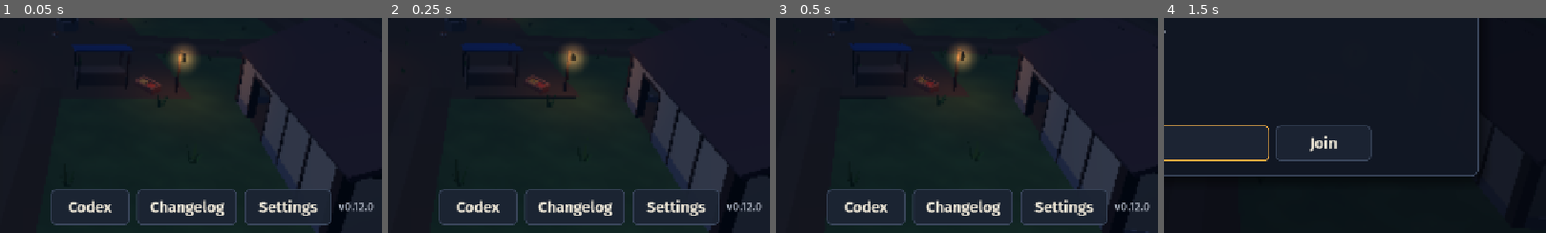
Above: before the commit, frames 1-4 (left to right).
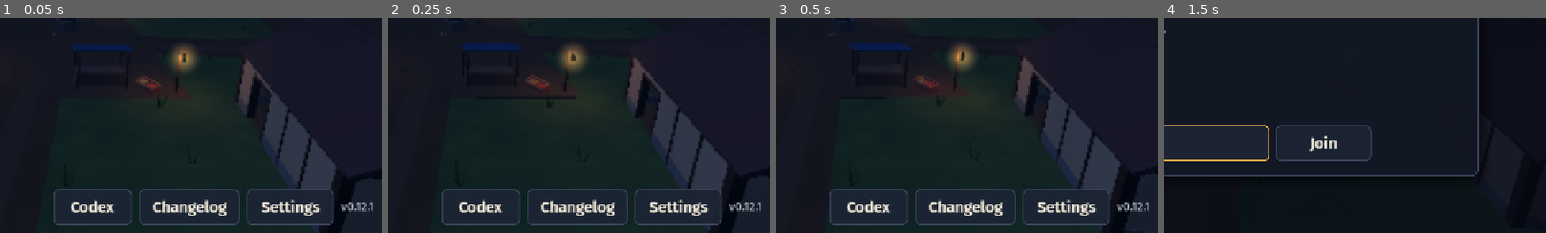
Above: after the commit, the same moments.

Repository: Polaryti/botti-last-stand
Game: Godot game, scene res://scenes/main.tscn
The game is run twice, just before and just after one commit, with the same random seed, the same clock (stepped at 60 frames per second) and the same inputs.
Inputs (mouse positions are % of the whole screen's width and height, from its top left):
- Up to frame 1 (0.05 s): no input
- Up to frame 2 (0.25 s): no input
- Up to frame 3 (0.5 s): no input
- Up to frame 4 (1.5 s): click (32, 49) at 0.5 s; click (44, 77) at 1.27 s; type "12" at 1.35 s
The pictures show only the part of the screen within x 46-96%, y 48-98%; the shares and areas given below are measured in that part.

The runs differ from the first frame. In frame 1, 3.0% of the frame differs, in the area x 13-98%, y 79-97%; in frame 2, 3.0%; in frame 3, 3.0%; in frame 4, nothing differs.

Commit message:
Version 0.12.1
Fixes for the Play Together screens: full example address, the Direct address
shows at once and leaving is immediate, Leave returns to Play Together.
Online rooms get an Epic-assigned ID with the code as an attribute, and a long
code works when no room can be made.

Co-Authored-By: Claude Opus 5.5 <noreply@anthropic.com>
Claude-Session: https://claude.ai/code/session_01P15f91vZw5MWq34eF7AJoA

Diff:
--- a/project.godot
+++ b/project.godot
@@ -12,7 +12,7 @@
 
 config/name="Botti's Last Stand"
 config/description="Low-poly medieval zombie survival for phones."
-config/version="0.12.0"
+config/version="0.12.1"
 run/main_scene="res://scenes/main.tscn"
 config/features=PackedStringArray("4.7", "GL Compatibility")
 boot_splash/bg_color=Color(0.035, 0.05, 0.1, 1)
--- a/scripts/direct_host.gd
+++ b/scripts/direct_host.gd
@@ -1,101 +1,117 @@
 class_name DirectHost
 extends Node
 ## Playing over the internet with no one in the middle: the host's router has to let the others in.
-## This asks the router to open the way (UPnP, which many home routers allow) and finds out which
-## address the host's friends should use. Nothing here needs a server of ours. To learn the public
-## address when the router will not say, it asks one public "what is my address" service.
+## This finds out which address the host's friends should use, by asking one public "what is my address"
+## service, and at the same time asks the router to open the way (UPnP, which many home routers allow).
+## A router can take many seconds to answer, or never answer at all, so nothing here ever waits for it.
 
 signal changed
 
 const WHAT_IS_MY_ADDRESS := "https://api.ipify.org"
 const MAPPING_NAME := "Botti's Last Stand"
+const ROUTER_PATIENCE := 8.0
 
-var finished := false
-var opened := false # the router agreed to let others in
 var address := "" # the public address friends type in
 var ipv6 := ""
+var looked_up := false # the address service has answered, or given up
+var router_answered := false
+var opened := false # the router agreed to let others in
 var behind_another := false # the router's own outside address is not public, so nobody can reach it
 
 var _port := 0
-var _thread: Thread
-var _upnp: Object
-var _router_says := ""
+var _job: RouterJob
+var _patience := ROUTER_PATIENCE
 var _ask: HTTPRequest
+
+
+## What the background thread shares with this node. It outlives the node if the host leaves first.
+class RouterJob:
+	extends RefCounted
+	var port := 0
+	var done := false
+	var found := false
+	var says := ""
+	var cancelled := false
+
+	func run() -> void:
+		if not ClassDB.can_instantiate("UPNP"):
+			done = true
+			return
+		var upnp: Object = ClassDB.instantiate("UPNP")
+		if int(upnp.call("discover", 2000, 2, "InternetGatewayDevice")) == UPNP.UPNP_RESULT_SUCCESS:
+			var gateway: Object = upnp.call("get_gateway")
+			if gateway and bool(gateway.call("is_valid_gateway")):
+				found = int(upnp.call("add_port_mapping", port, port, MAPPING_NAME, "UDP", 0)) == UPNP.UPNP_RESULT_SUCCESS
+				says = str(upnp.call("query_external_address"))
+				# The host left while the router was thinking, or is leaving later: close it again.
+				while found and not cancelled:
+					OS.delay_msec(250)
+				if found:
+					upnp.call("delete_port_mapping", port, "UDP")
+		done = true
 
 
 func start(port: int) -> void:
 	_port = port
 	ipv6 = _own_ipv6()
-	_thread = Thread.new()
-	_thread.start(_ask_router)
-
-
-func _exit_tree() -> void:
-	if _thread and _thread.is_started():
-		_thread.wait_to_finish()
-	if opened and _upnp:
-		# It can take a moment, and nobody is waiting for the answer.
-		var router := _upnp
-		var port := _port
-		WorkerThreadPool.add_task(func() -> void: router.call("delete_port_mapping", port, "UDP"))
-
-
-## Runs on its own thread, because a router can take seconds to answer.
-func _ask_router() -> void:
-	var found := false
-	var says := ""
-	if ClassDB.can_instantiate("UPNP"):
-		var upnp: Object = ClassDB.instantiate("UPNP")
-		if int(upnp.call("discover", 2000, 2, "InternetGatewayDevice")) == UPNP.UPNP_RESULT_SUCCESS:
-			var gateway: Object = upnp.call("get_gateway")
-			if gateway and bool(gateway.call("is_valid_gateway")):
-				found = int(upnp.call("add_port_mapping", _port, _port, MAPPING_NAME, "UDP", 0)) == UPNP.UPNP_RESULT_SUCCESS
-				says = str(upnp.call("query_external_address"))
-		_upnp = upnp
-	_router_answered.call_deferred(found, says)
-
-
-func _router_answered(found: bool, says: String) -> void:
-	if _thread:
-		_thread.wait_to_finish()
-		_thread = null
-	opened = found
-	_router_says = says
-	if says != "" and _is_public(says):
-		address = says
-		finished = true
-		changed.emit()
-		return
-	behind_another = says != ""
 	_ask = HTTPRequest.new()
 	_ask.timeout = 6.0
 	add_child(_ask)
 	_ask.request_completed.connect(_on_public_address)
 	if _ask.request(WHAT_IS_MY_ADDRESS) != OK:
-		finished = true
-		changed.emit()
+		looked_up = true
+	_job = RouterJob.new()
+	_job.port = port
+	WorkerThreadPool.add_task(_job.run)
+
+
+func _exit_tree() -> void:
+	if _job:
+		_job.cancelled = true
+
+
+func _process(delta: float) -> void:
+	if router_answered or _job == null:
+		return
+	_patience -= delta
+	# "found" is set before the thread stays behind to hold the way open, so it counts as an answer too.
+	if _job.done or _job.says != "" or _patience <= 0.0:
+		_take_router_answer()
+
+
+func _take_router_answer() -> void:
+	router_answered = true
+	opened = _job.found
+	var says := _job.says
+	if says != "" and _is_public(says):
+		if address == "":
+			address = says
+	elif says != "":
+		behind_another = true
+	changed.emit()
 
 
 func _on_public_address(result: int, code: int, _headers: PackedStringArray, body: PackedByteArray) -> void:
+	looked_up = true
 	if result == HTTPRequest.RESULT_SUCCESS and code == 200:
 		var text := body.get_string_from_utf8().strip_edges()
 		if text.is_valid_ip_address():
 			address = text
-	finished = true
 	changed.emit()
 
 
 ## In words, for the lobby: is this likely to work, and what to do if not.
 func status_line() -> String:
-	if not finished:
-		return "Asking your router to let your friends in..."
+	var line := "Give your friends this address."
+	if address == "" and ipv6 == "":
+		line = "Looking for your address..." if not looked_up else "Could not find your address. Is this phone online?"
+	if not router_answered:
+		return line + " Asking your router to let them in..."
 	if opened and not behind_another:
-		return "Your router is open. Give your friends this address."
+		return line + " Your router is open."
 	if behind_another:
-		return "Your network sits behind another one, so this will probably not work. Try Online instead."
-	if ipv6 != "":
-		return "Your router did not open by itself. If this does not work, forward UDP port %d to this phone, or try Online." % _port
-	return "Your router did not open by itself. Forward UDP port %d to this phone, or try Online." % _port
+		return line + " Your network sits behind another one, so this will probably not work. Try Online instead."
+	return line + " Your router did not open by itself. If they cannot join, forward UDP port %d to this phone, or try Online." % _port
 
 
 static func _is_public(a: String) -> bool:
--- a/scripts/epic_net.gd
+++ b/scripts/epic_net.gd
@@ -9,6 +9,10 @@
 const SOCKET := "botti"
 const CODE_LETTERS := "ABCDEFGHJKMNPQRSTUVWXYZ23456789"
 const CODE_LENGTH := 6
+const USER_ID_LENGTH := 32 # a host's own Epic ID also works as a code, if a room could not be opened
+const CODE_ATTRIBUTE := "CODE"
+const PUBLIC := 0 # EOS_LAT_Public
+const EQUAL := 0 # EOS_CO_EQUAL
 const SUCCESS := 0
 const ALREADY_STARTED := 15 # EOS_AlreadyConfigured
 const DUPLICATE := 24 # EOS_DuplicateNotAllowed: this phone already has its anonymous ID
@@ -96,9 +100,20 @@
 	var crossplay_opt_out := false
 	var rtc_room_join_action_type := 0
 	var local_rtc_options: Variant = null
-	var enable_join_by_id := true
+	var enable_join_by_id := false
 	var rejoin_after_kick_requires_invite := false
 	var allowed_platform_ids: Array = []
+
+
+class ChangeOptions:
+	extends RefCounted
+	var local_user_id := ""
+	var lobby_id := ""
+
+
+class UpdateOptions:
+	extends Options
+	var lobby_modification: Object
 
 
 class SearchOptions:
@@ -171,34 +186,58 @@
 	return _user != "" or _fail("Could not sign in to Epic.")
 
 
-## A short code for friends to type. Returns "" if no room could be made.
+## A short code for friends to type: Epic gives the room its own ID, and the code is written on it.
+## Returns "" if no room could be made.
 func open_room() -> String:
-	for attempt in 3:
-		var code := ""
-		for i in CODE_LENGTH:
-			code += CODE_LETTERS[randi() % CODE_LETTERS.length()]
-		var room := RoomOptions.new()
-		room.local_user_id = _user
-		room.bucket_id = "botti-%d" % Net.PROTOCOL
-		room.lobby_id = code
-		_ieos.call("lobby_interface_create_lobby", room)
-		var made: Dictionary = await _ieos.get("lobby_interface_create_lobby_callback")
-		var result := int(made["result_code"])
-		if result == SUCCESS:
-			_lobby_id = str(made["lobby_id"])
-			return code
-		last_error = "Could not open a room (%d)." % result
-	return ""
+	var room := RoomOptions.new()
+	room.local_user_id = _user
+	room.bucket_id = "botti-%d" % Net.PROTOCOL
+	_ieos.call("lobby_interface_create_lobby", room)
+	var made: Dictionary = await _ieos.get("lobby_interface_create_lobby_callback")
+	if int(made["result_code"]) != SUCCESS:
+		_fail("Could not open a room (%d)." % int(made["result_code"]))
+		return ""
+	_lobby_id = str(made["lobby_id"])
+	var change := ChangeOptions.new()
+	change.local_user_id = _user
+	change.lobby_id = _lobby_id
+	var opened: Dictionary = _ieos.call("lobby_interface_update_lobby_modification", change)
+	if int(opened["result_code"]) != SUCCESS:
+		_fail("Could not set up the room (%d)." % int(opened["result_code"]))
+		close_room()
+		return ""
+	var code := ""
+	for i in CODE_LENGTH:
+		code += CODE_LETTERS[randi() % CODE_LETTERS.length()]
+	var modification: Object = opened["lobby_modification"]
+	modification.call("add_attribute", CODE_ATTRIBUTE, code, PUBLIC)
+	var update := UpdateOptions.new()
+	update.lobby_modification = modification
+	_ieos.call("lobby_interface_update_lobby", update)
+	var updated: Dictionary = await _ieos.get("lobby_interface_update_lobby_callback")
+	if int(updated["result_code"]) != SUCCESS:
+		_fail("Could not set up the room (%d)." % int(updated["result_code"]))
+		close_room()
+		return ""
+	return code
+
+
+## If Epic will not give this phone a room, friends can still reach it directly with its ID.
+func own_id() -> String:
+	return _user
 
 
 ## Who is hosting this code, or "" if nobody is.
 func find_room(code: String) -> String:
+	code = code.strip_edges()
+	if code.length() == USER_ID_LENGTH:
+		return code.to_lower()
 	var made: Dictionary = _ieos.call("lobby_interface_create_lobby_search", SearchOptions.new())
 	if int(made["result_code"]) != SUCCESS:
 		_fail("Could not look for that room (%d)." % int(made["result_code"]))
 		return ""
 	var search: Object = made["lobby_search"]
-	search.call("set_lobby_id", code.strip_edges().to_upper())
+	search.call("set_parameter", CODE_ATTRIBUTE, code.to_upper(), EQUAL)
 	search.call("find", _user)
 	var found: Dictionary = await _ieos.get("lobby_search_find_callback")
 	if int(found["result_code"]) != SUCCESS or int(search.call("get_search_result_count")) < 1:
--- a/scripts/main.gd
+++ b/scripts/main.gd
@@ -989,8 +989,11 @@
 	# Whoever is already reading the results can finish reading them.
 	if _run_over and hud:
 		return
-	if hud or panel:
+	# From a game, back to the menu. From the Play Together screens, back to where this began.
+	if hud:
 		show_menu()
+	elif panel:
+		show_together()
 	var root := _modal("Play Together")
 	var box: VBoxContainer = root.get_meta("box")
 	var l := _body(reason, 26)
@@ -1104,7 +1107,7 @@
 			var how := _soft("Over the internet, straight from phone to phone. The host's network has to let the others in, so it does not work from every network.", 24)
 			how.autowrap_mode = TextServer.AUTOWRAP_WORD_SMART
 			box.add_child(how)
-			_join_by_address(box, "81.40.12.7", "", Net.Way.DIRECT)
+			_join_by_address(box, "81.40.12.7", Net.Way.DIRECT)
 		3:
 			_online_tab(box)
 
@@ -1131,10 +1134,10 @@
 		Net.stop_search())
 	Net.start_search()
 	fill.call()
-	_join_by_address(box, "192.168.1.20", _address_start(), Net.Way.LOCAL)
-
-
-func _join_by_address(box: VBoxContainer, hint: String, start: String, way: int) -> void:
+	_join_by_address(box, _example_address(), Net.Way.LOCAL)
+
+
+func _join_by_address(box: VBoxContainer, hint: String, way: int) -> void:
 	var manual := HBoxContainer.new()
 	manual.add_theme_constant_override("separation", 10)
 	box.add_child(manual)
@@ -1145,7 +1148,6 @@
 	address_edit.add_theme_font_size_override("font_size", 26)
 	# Number keyboards on Android allow a single dot, and an address has three.
 	address_edit.virtual_keyboard_type = LineEdit.KEYBOARD_TYPE_URL
-	address_edit.text = start
 	manual.add_child(address_edit)
 	manual.add_child(_button("Join", func() -> void:
 		if address_edit.text.strip_edges() != "":
@@ -1167,7 +1169,7 @@
 	join.add_child(_body("Room code", 24))
 	var code_edit := LineEdit.new()
 	code_edit.placeholder_text = "ABC234"
-	code_edit.max_length = EpicNet.CODE_LENGTH
+	code_edit.max_length = EpicNet.USER_ID_LENGTH
 	code_edit.custom_minimum_size = Vector2(260, 58)
 	code_edit.add_theme_font_size_override("font_size", 26)
 	join.add_child(code_edit)
@@ -1207,12 +1209,12 @@
 	_on_net_left(problem)
 
 
-## The start of this phone's own address, since a game on the same Wi-Fi will share it. Saves typing dots.
-func _address_start() -> String:
+## An example from this phone's own network, since a game on the same Wi-Fi will share the start of it.
+func _example_address() -> String:
 	var mine := Net.local_addresses()
 	if mine.is_empty():
-		return ""
-	return mine[0].substr(0, mine[0].rfind(".") + 1)
+		return "192.168.1.20"
+	return mine[0].substr(0, mine[0].rfind(".") + 1) + "20"
 
 
 func _join(address: String, way := Net.Way.LOCAL) -> void:
@@ -1225,7 +1227,7 @@
 ## Who is here, and what the game will be.
 func show_lobby() -> void:
 	_clear_ui()
-	_back = show_menu
+	_back = _leave_lobby
 	var root := _modal("Play Together")
 	var box: VBoxContainer = root.get_meta("box")
 	box.custom_minimum_size.x = 900
@@ -1256,6 +1258,11 @@
 		row.add_child(_button("Copy", func() -> void: DisplayServer.clipboard_set(text), Vector2(120, 48)))
 
 
+func _leave_lobby() -> void:
+	Net.leave()
+	show_together()
+
+
 func _fill_lobby(body: VBoxContainer) -> void:
 	if not is_instance_valid(body):
 		return
@@ -1265,7 +1272,7 @@
 		c.queue_free()
 	if Net.is_client() and not Net.roster.has(Net.my_id()):
 		body.add_child(_body("Connecting...", 28))
-		body.add_child(_button("Back", show_menu, Vector2(240, 60)))
+		body.add_child(_button("Back", _leave_lobby, Vector2(240, 60)))
 		return
 	if Net.is_host():
 		if Net.way == Net.Way.DIRECT:
@@ -1274,10 +1281,14 @@
 			var row := HBoxContainer.new()
 			row.add_theme_constant_override("separation", 10)
 			body.add_child(row)
-			var shown := _body("Room code: %s" % Net.room_code, 30)
+			var shown := _body("Room code: %s" % Net.room_code, 30 if Net.room_problem == "" else 22)
 			shown.size_flags_horizontal = Control.SIZE_EXPAND_FILL
 			row.add_child(shown)
 			row.add_child(_button("Copy", func() -> void: DisplayServer.clipboard_set(Net.room_code), Vector2(120, 48)))
+			if Net.room_problem != "":
+				var why := _soft("%s This longer code still works: copy it and send it to your friends." % Net.room_problem, 22)
+				why.autowrap_mode = TextServer.AUTOWRAP_WORD_SMART
+				body.add_child(why)
 		else:
 			var where := Net.local_addresses()
 			body.add_child(_body("Your address, if someone needs it: %s" % (where[0] if not where.is_empty() else "no Wi-Fi?"), 24))
@@ -1348,7 +1359,7 @@
 		var go := _button("Start the night", Net.start_match, Vector2(360, 66), true)
 		go.disabled = not Net.can_start()
 		foot.add_child(go)
-	foot.add_child(_button("Leave", show_menu, Vector2(180, 66)))
+	foot.add_child(_button("Leave", _leave_lobby, Vector2(180, 66)))
 
 
 func _character_name(pl: Player) -> String:
--- a/scripts/net.gd
+++ b/scripts/net.gd
@@ -19,7 +19,7 @@
 const ASK_PORT := 27417
 const ASK_EVERY := 2.5
 const MAX_PLAYERS := 4
-const PROTOCOL := 12
+const PROTOCOL := 13
 const CONNECT_WAIT := 25.0 # how long a relay gets to bring two phones together
 const BOT_BASE := 2147483000 # peer ids this high are never given to real phones in practice
 const BOT_NAMES := ["Aldric", "Mara", "Osric", "Ysolde", "Bram", "Wynn"]
@@ -48,6 +48,7 @@
 var direct: DirectHost # the host's helper in a Direct game
 var epic: EpicNet # stays once made, because Epic's system can only start once
 var room_code := ""
+var room_problem := "" # why there is no short code
 var _connect_wait := 0.0
 var rules: int = Rules.COOP
 var difficulty := 1
@@ -293,7 +294,9 @@
 		return e.last_error
 	var code := await e.open_room()
 	if code == "":
-		return e.last_error
+		# Not fatal: the host's own ID works as a (long) code, because only the room lookup needs a room.
+		room_problem = e.last_error
+		code = e.own_id()
 	var peer := e.make_peer()
 	if peer == null:
 		e.close_room()
@@ -343,6 +346,7 @@
 	if epic:
 		epic.close_room()
 	room_code = ""
+	room_problem = ""
 	_connect_wait = 0.0
 	PhoneNet.use_default()
 	PhoneNet.release_wifi()
--- a/tests/test_game.gd
+++ b/tests/test_game.gd
@@ -699,11 +699,36 @@
 	m.show_lobby()
 	await frames(2)
 	ok(Net.direct.status_line() != "", "and says how it is going")
-	Net.leave()
+	# The address shows without waiting for the router, and leaving waits for nobody.
+	ok(not Net.direct.router_answered, "the router has not answered yet")
+	Net.direct._on_public_address(HTTPRequest.RESULT_SUCCESS, 200, PackedStringArray(), "81.40.12.7".to_utf8_buffer())
+	await frames(2)
+	var shown_labels: Array = m.panel.find_children("*", "Label", true, false).map(func(l: Label) -> String: return l.text)
+	ok(shown_labels.has("81.40.12.7"), "the address is on the lobby screen")
+	var left_at := Time.get_ticks_msec()
+	m._leave_lobby()
+	ok(Time.get_ticks_msec() - left_at < 300, "Leave is immediate (%d ms)" % (Time.get_ticks_msec() - left_at))
+	await frames(2)
+	var after: Array = m.panel.find_children("*", "Button", true, false).map(func(b: Button) -> String: return b.text)
+	ok(after.has("Direct") and after.has("Start a game"), "and goes back to Play Together")
+	m._on_net_left("No such game.")
+	await frames(2)
+	var underneath: Array = m.ui_layer.find_children("*", "Button", true, false).map(func(b: Button) -> String: return b.text)
+	ok(underneath.has("Direct"), "a failed join also stays on Play Together")
+	m.show_together(0)
+	await frames(2)
+	var boxes_now: Array = m.ui_layer.find_children("*", "LineEdit", true, false)
+	for box_now: LineEdit in boxes_now:
+		ok(not box_now.text.ends_with("."), "with no half address in a box")
+	m.show_menu()
 	await frames(2)
 	ok(Net.direct == null, "and cleans up after itself")
-	m.show_menu()
-	await frames(2)
+	# A room code or, if Epic gave no room, a host's own long ID.
+	if EpicNet.available():
+		var epic_node := EpicNet.new()
+		add_child(epic_node)
+		ok(await epic_node.find_room("0002156C852B463AB32A97B4CAD67223") == "0002156c852b463ab32a97b4cad67223", "a long code is taken as the host's ID")
+		epic_node.free()
 
 
 func test_version_10() -> void:
Not shown, changed: export_presets.cfg
Not shown, changed: CHANGELOG.md
